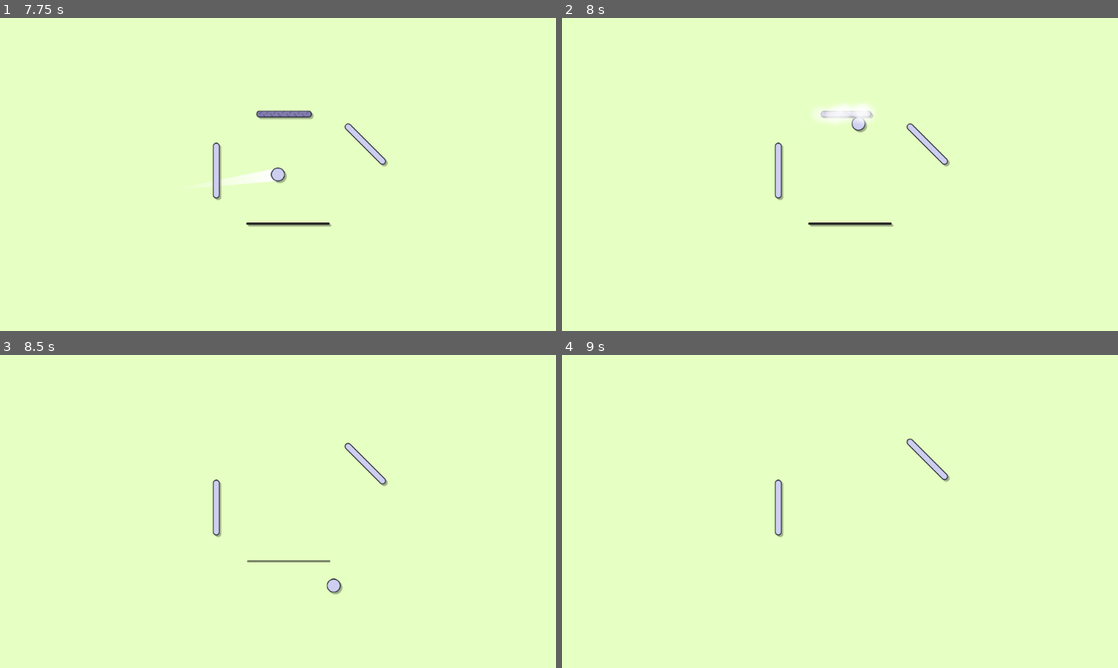
Above: before the commit, frames 1-4 (two rows, left to right).
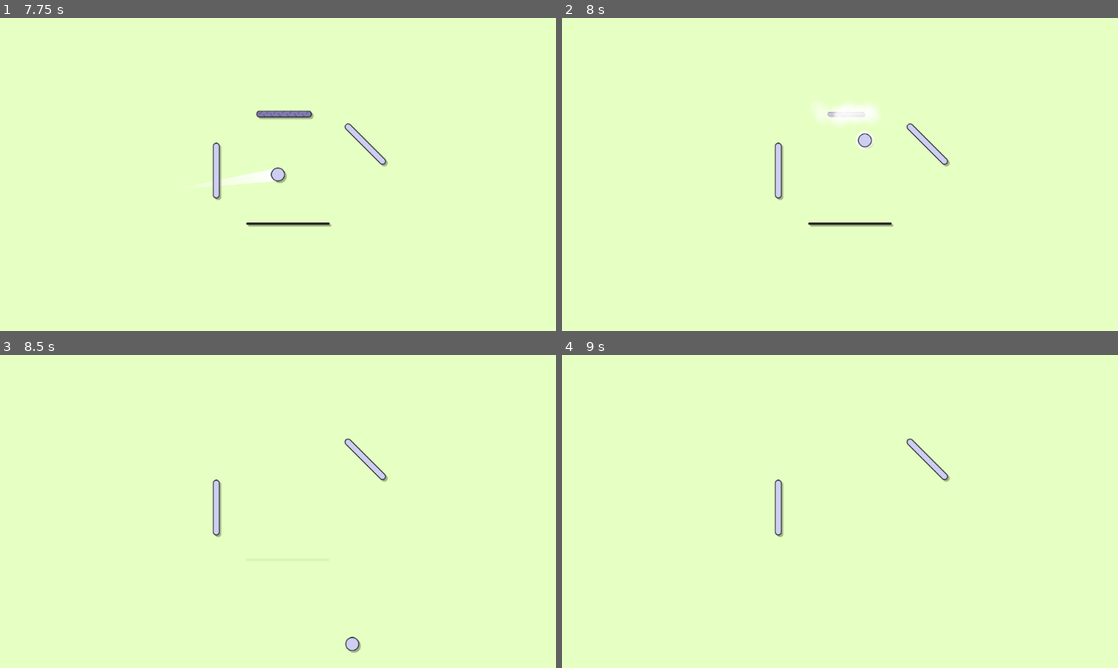
Above: after the commit, the same moments.

Repository: WirelessNine/Re-Cochet
Game: Godot game, scene res://scenes/main/main.tscn
Same seed, same stepped clock (60 frames per second), same inputs: the game is played once before the commit and once after it.
Inputs (mouse positions are in pixels of both pictures, inside the frame that each line leads up to):
- Up to frame 1 (7.75 s): click (122, 168) at 0.5 s; tap Enter (ui_accept) at 1.25, 1.52, 2, 2.75, 3.5, 4.25, 4.52, 5 s; move the mouse to (400, 158) at 1.27 s; tap I every 1.5 s from 1.35 to 5.85 s; click (400, 158) at 1.42 s; drag from (166, 190) to (278, 174) at 2.02 s; move the mouse to (333, 105) at 2.77 s; drag from (250, 237) to (111, 127) at 3.52 s; move the mouse to (444, 221) at 4.27 s; hold A 4.28-5 s; drag from (111, 127) to (278, 174) at 5.02 s; move the mouse to (305, 174) at 5.77 s; hold Escape (back) 5.78-6.5 s; click (305, 174) at 5.92 s; click (122, 168) at 6.5 s; drag from (194, 96) to (166, 190) at 7.27 s
- Up to frame 2 (8 s): no input
- Up to frame 3 (8.5 s): move the mouse to (400, 495) at 8.02 s; tap I at 8.1 s; tap Enter (ui_accept) at 8.27 s
- Up to frame 4 (9 s): drag from (728, 527) to (917, 655) at 8.77 s

Frame 1 is identical in both runs. In frame 2, 0.3% of the frame differs, in the area x 46-57%, y 29-42%; in frame 3, 0.6%, in the area x 44-70%, y 26-96%; in frame 4, nothing differs.

Commit message:
Add hit effect

Diff:
--- a/assets/spritesheets/main_spritesheet.svg
+++ b/assets/spritesheets/main_spritesheet.svg
@@ -24,9 +24,9 @@
      inkscape:deskcolor="#d1d1d1"
      inkscape:document-units="mm"
      showgrid="true"
-     inkscape:zoom="32"
-     inkscape:cx="19.0625"
-     inkscape:cy="5.953125"
+     inkscape:zoom="8"
+     inkscape:cx="33.625"
+     inkscape:cy="16.0625"
      inkscape:window-width="1920"
      inkscape:window-height="1009"
      inkscape:window-x="-8"
@@ -143,5 +143,14 @@
        inkscape:transform-center-y="-0.8213399"
        transform="matrix(0.94548529,0,0,0.92881356,-21.646938,-2.3335007)"
        inkscape:transform-center-x="1.8238938e-06" />
+    <rect
+       style="fill:none;fill-opacity:1;stroke:#ffffff;stroke-width:1.05833;stroke-dasharray:none;stroke-opacity:1"
+       id="rect35"
+       width="7.4075398"
+       height="7.4075427"
+       x="10.311069"
+       y="0.52916503"
+       ry="3.7037714"
+       inkscape:label="ball" />
   </g>
 </svg>
--- /dev/null
+++ b/resources/textures/player/player_hit.tres
@@ -0,0 +1,7 @@
+[gd_resource type="AtlasTexture" format=3 uid="uid://dopyqpbwisn6x"]
+
+[ext_resource type="Texture2D" uid="uid://d2cblomikvyg0" path="res://assets/spritesheets/main_spritesheet.svg" id="1_88uco"]
+
+[resource]
+atlas = ExtResource("1_88uco")
+region = Rect2(37, 0, 32, 32)
--- a/scenes/player/ball.gd
+++ b/scenes/player/ball.gd
@@ -1,7 +1,7 @@
 class_name Player2D
 extends CharacterBody2D
 
-const SPEED: float = 600.0
+const SPEED: float = 800.0
 const MIN_DISTANCE_FOR_MAX: float = 100.0
 const DRAG_PREVIEW_POINT: int = 1
 
@@ -14,10 +14,12 @@
 var movement_started: bool = false
 
 @onready var drag_preview: Line2D = %DragPreview
+@onready var hit_effect: Sprite2D = %HitEffect
 
 
 func _ready() -> void:
 	drag_preview.hide()
+	hit_effect.modulate.a = 0.0
 
 
 func _physics_process(_delta: float) -> void:
@@ -80,6 +82,20 @@
 
 		if collider is Obstacle2D:
 			collider._touched()
+			_play_hit_effect()
+
+
+func _play_hit_effect() -> void:
+	hit_effect.scale = Vector2.ONE
+	hit_effect.modulate.a = 1.0
+
+	var tween: Tween = create_tween()
+
+	tween.set_parallel(true)
+
+	tween.tween_property(hit_effect, ^"scale", Vector2.ONE * 3.0, 0.4)
+	tween.tween_interval(0.1)
+	tween.tween_property(hit_effect, ^"modulate:a", 0.0, 0.4)
 
 
 func _on_area_body_entered(body: Node2D) -> void:
--- a/scenes/player/ball.tscn
+++ b/scenes/player/ball.tscn
@@ -3,6 +3,7 @@
 [ext_resource type="Script" uid="uid://c4q0qrn1pxl6w" path="res://scenes/player/ball.gd" id="1_jxcsf"]
 [ext_resource type="Material" uid="uid://bipoqgphw5eb0" path="res://resources/materials/drop_shadow_material.tres" id="2_8x03u"]
 [ext_resource type="Texture2D" uid="uid://ex4hwa0lil6h" path="res://resources/textures/player/player.tres" id="2_cladr"]
+[ext_resource type="Texture2D" uid="uid://dopyqpbwisn6x" path="res://resources/textures/player/player_hit.tres" id="4_cladr"]
 
 [sub_resource type="CircleShape2D" id="CircleShape2D_as85p"]
 radius = 14.0
@@ -30,6 +31,11 @@
 material = ExtResource("2_8x03u")
 texture = ExtResource("2_cladr")
 
+[node name="HitEffect" type="Sprite2D" parent="." unique_id=1583771800]
+unique_name_in_owner = true
+z_index = 1
+texture = ExtResource("4_cladr")
+
 [node name="CollisionShape2D" type="CollisionShape2D" parent="." unique_id=270836035]
 shape = SubResource("CircleShape2D_as85p")
 debug_color = Color(0, 0.5950001, 0.7, 0)
Not shown, changed: kanban_tasks_data.kanban
